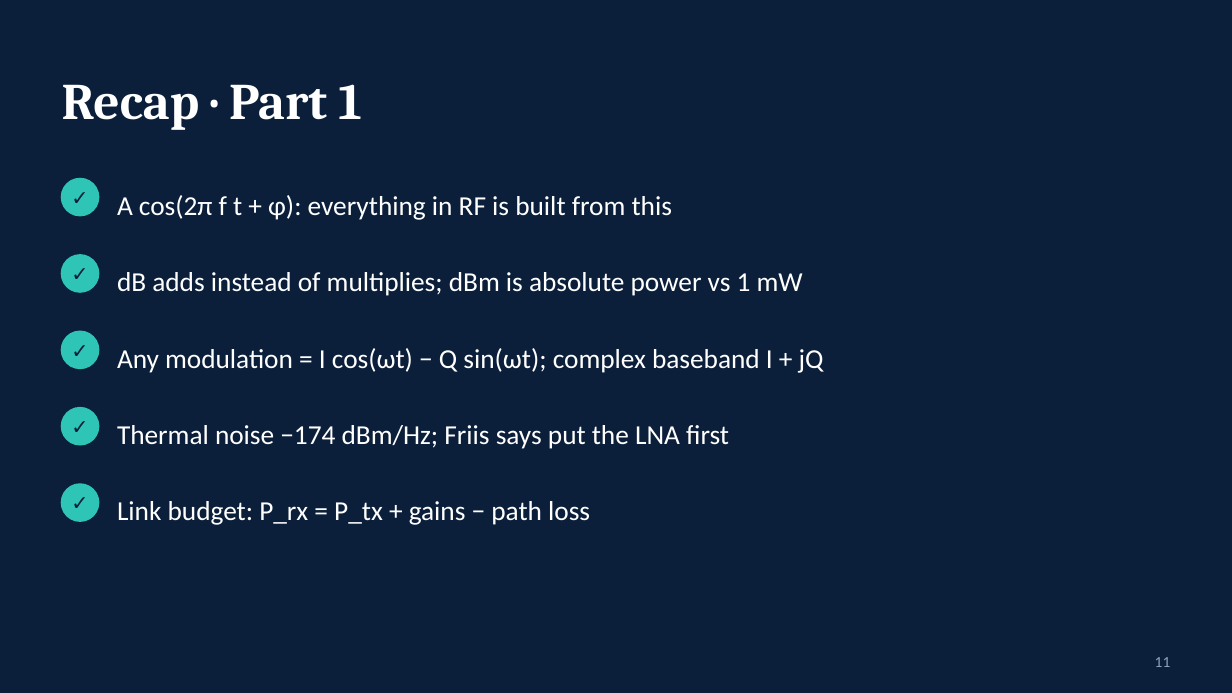
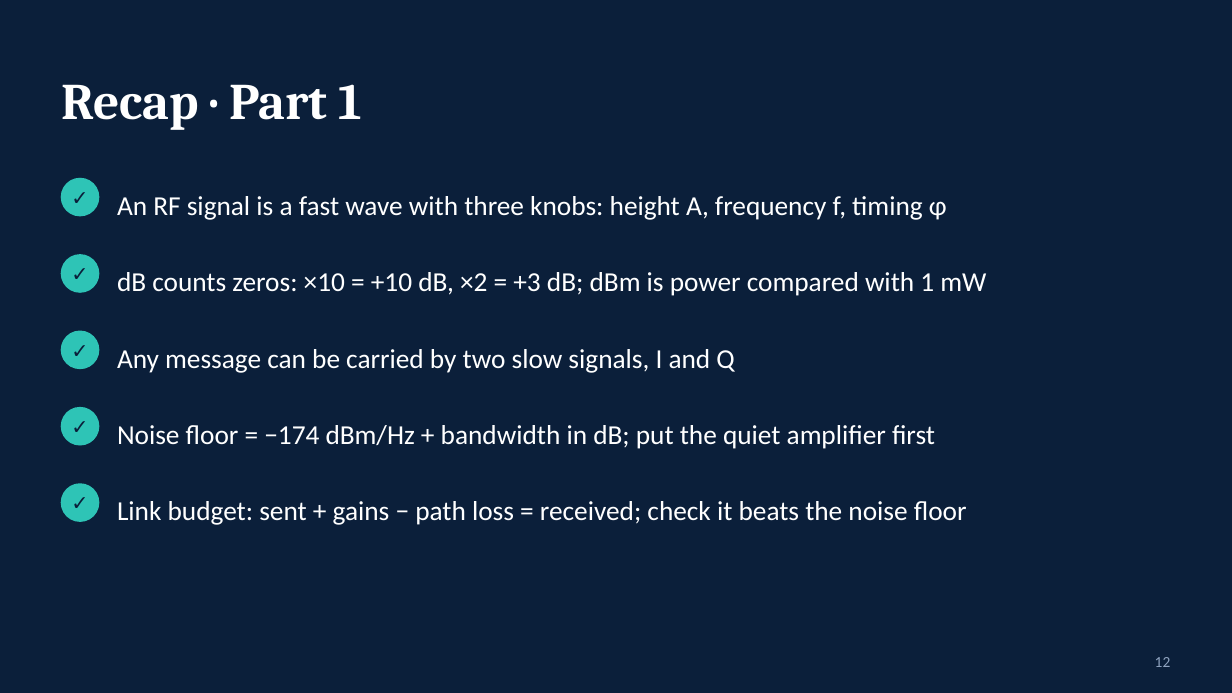
Before and after one commit to shivarampb/RF_Signal_Processing_Equations, a slide deck: slide 12 of presentation/RF_Signal_Processing.pptx (slide 11 before the commit). Drawn at 1232x693 pixels with LibreOffice and Linux fonts; fonts in the diff are those of the drawing. Boxes give left, top, right and bottom in pixels: in the first picture for what was removed or moved away, otherwise in the second. Text is boxed around its words. In the diff, an @@ line names an element or a change of style, - is before the commit and + after.

```diff
--- a/presentation/RF_Signal_Processing.pptx
+++ b/presentation/RF_Signal_Processing.pptx
@@ text at [117, 196, 947, 220]: text changed @@
-A cos(2π f t + φ): everything in RF is built from this
+An RF signal is a fast wave with three knobs: height A, frequency f, timing φ
@@ text at [117, 272, 986, 296]: text changed @@
-dB adds instead of multiplies; dBm is absolute power vs 1 mW
+dB counts zeros: ×10 = +10 dB, ×2 = +3 dB; dBm is power compared with 1 mW
@@ text at [117, 349, 734, 373]: text changed @@
-Any modulation = I cos(ωt) − Q sin(ωt); complex baseband I + jQ
+Any message can be carried by two slow signals, I and Q
@@ text at [117, 425, 935, 449]: text changed @@
-Thermal noise −174 dBm/Hz; Friis says put the LNA first
+Noise floor = −174 dBm/Hz + bandwidth in dB; put the quiet amplifier first
@@ text at [117, 501, 967, 525]: text changed @@
-Link budget: P_rx = P_tx + gains − path loss
+Link budget: sent + gains − path loss = received; check it beats the noise floor
@@ text at [1155, 657, 1171, 667]: text changed @@
-11
+12
```
Also in this commit, not shown: 32 other slides changed, 18 slides added, 11 slides removed, 7 other files.
